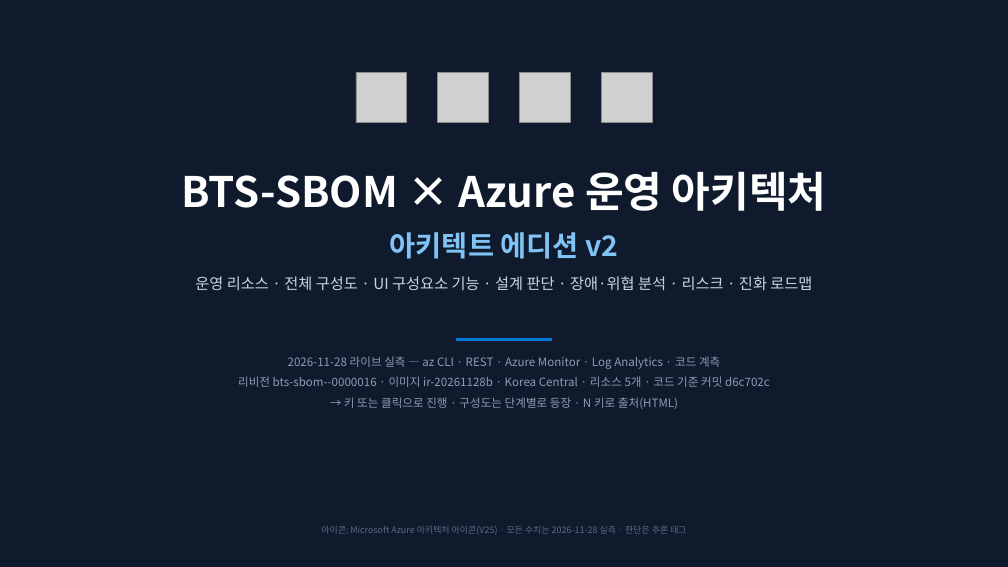
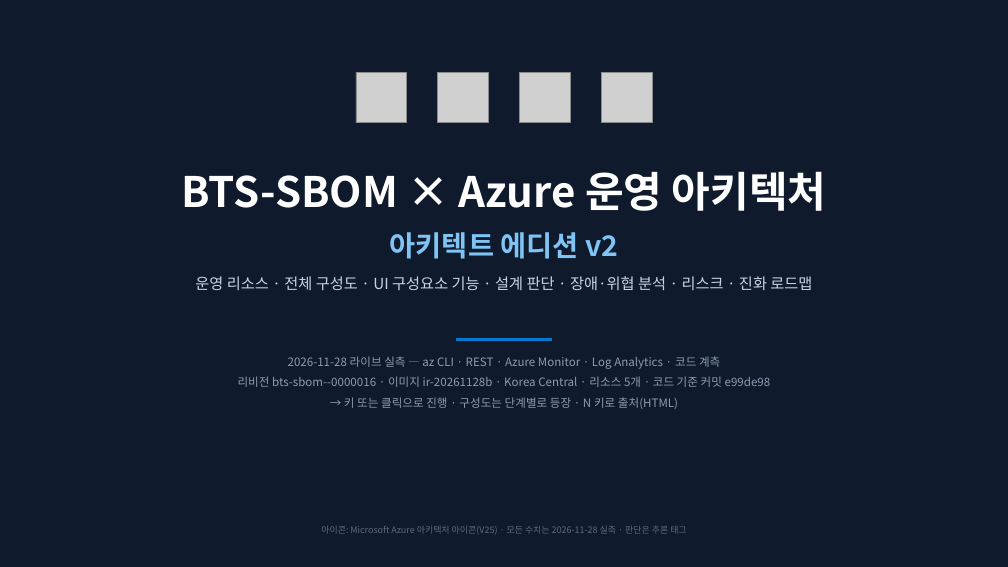
Before and after one commit to Jack-Hwang/beyondthesecurity-sbom, a slide deck: slide 1 of docs/AZURE_OPERATIONS_OVERVIEW.pptx. Drawn at 1008x567 pixels with LibreOffice and Linux fonts; fonts in the diff are those of the drawing; grey boxes stand for pictures. Boxes give left, top, right and bottom in pixels: in the first picture for what was removed or moved away, otherwise in the second. Text is boxed around its words. In the diff, an @@ line names an element or a change of style, - is before the commit and + after.

```diff
--- a/docs/AZURE_OPERATIONS_OVERVIEW.pptx
+++ b/docs/AZURE_OPERATIONS_OVERVIEW.pptx
@@ text at [238,376,771,387]: text changed @@
-리비전 bts-sbom--0000016 · 이미지 ir-20261128b · Korea Central · 리소스 5개 · 코드 기준 커밋 d6c702c
+리비전 bts-sbom--0000016 · 이미지 ir-20261128b · Korea Central · 리소스 5개 · 코드 기준 커밋 e99de98
```
Also in this commit, not shown: 17 other slides changed, 4 other files.
